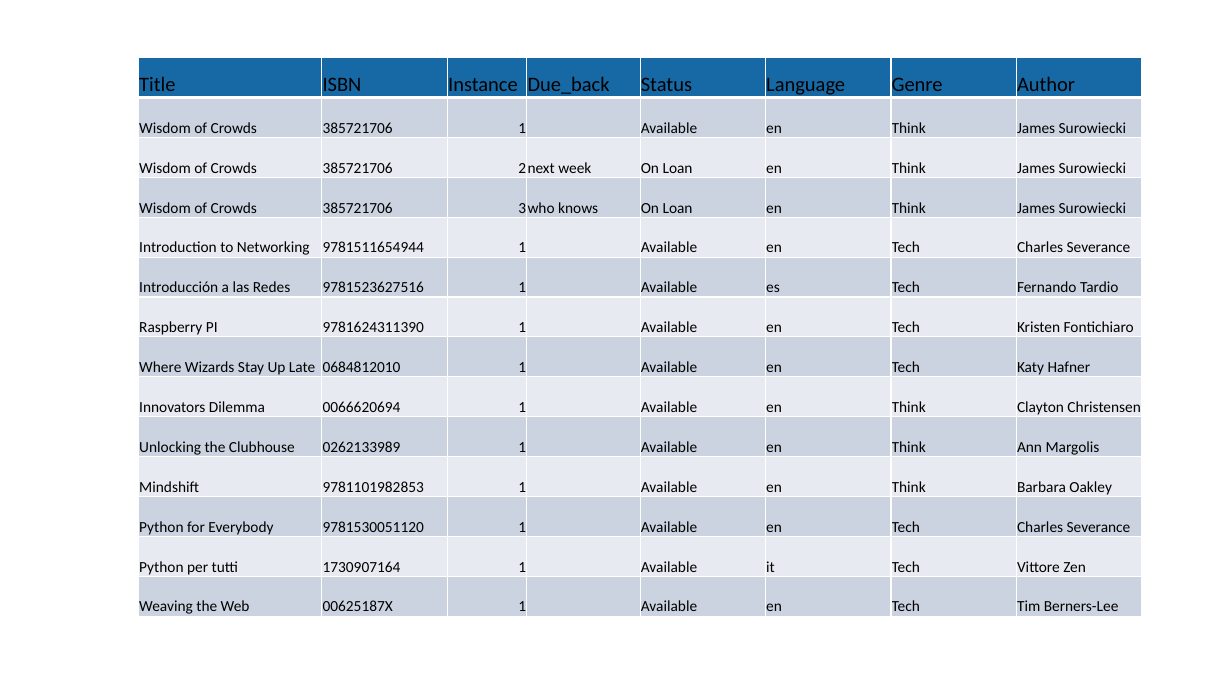
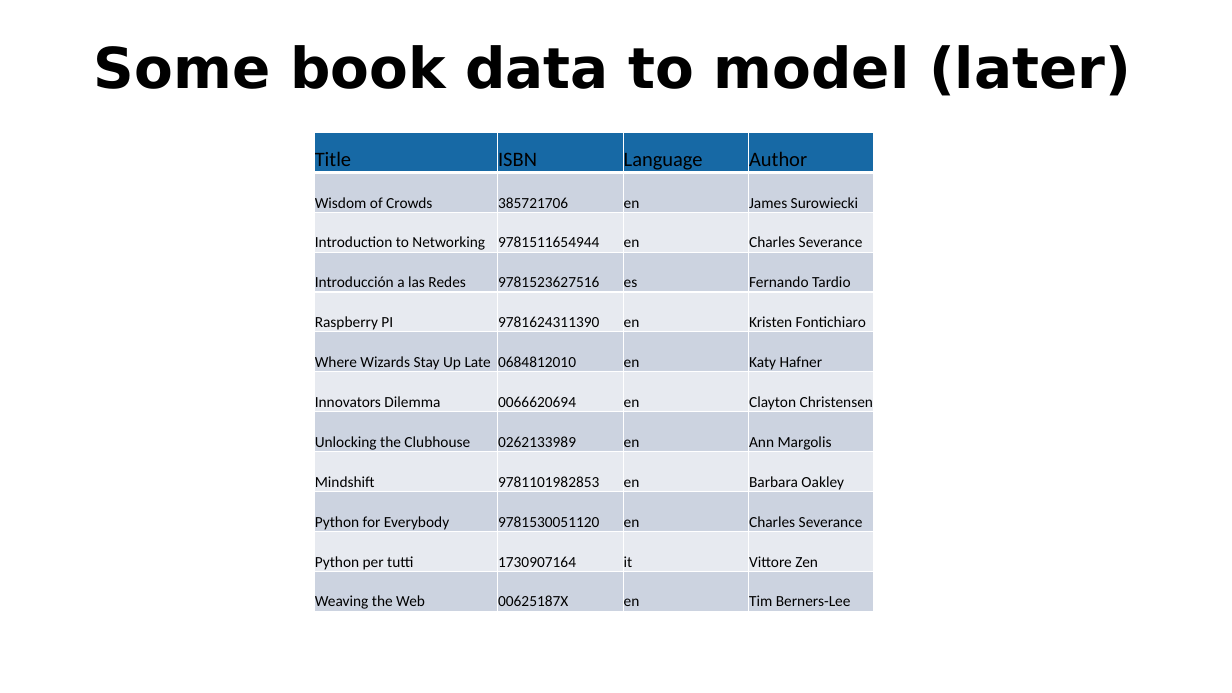
Before and after one commit to csev/pg4e, a slide deck: slide 46 of lectures/07-DenoKV.pptx (slide 51 before the commit). Drawn at 1232x693 pixels with LibreOffice and Linux fonts; fonts in the diff are those of the drawing. Boxes give left, top, right and bottom in pixels: in the first picture for what was removed or moved away, otherwise in the second. Text is boxed around its words. In the diff, an @@ line names an element or a change of style, - is before the commit and + after.

```diff
--- a/lectures/07-DenoKV.pptx
+++ b/lectures/07-DenoKV.pptx
@@ title added at bbox=[94, 45, 1131, 96], 44 pt, text #000000, bold @@
+Some book data to model (later)
@@ table at bbox=[314, 132, 874, 613] @@
-Title | ISBN | Instance | Due_back | Status | Language | Genre | Author
-Wisdom of Crowds | 385721706 | 1 |  | Available | en | Think | James Surowiecki
-Wisdom of Crowds | 385721706 | 2 | next week | On Loan | en | Think | James Surowiecki
-Wisdom of Crowds | 385721706 | 3 | who knows | On Loan | en | Think | James Surowiecki
-Introduction to Networking | 9781511654944 | 1 |  | Available | en | Tech | Charles Severance
-Introducción a las Redes | 9781523627516 | 1 |  | Available | es | Tech | Fernando Tardio
-Raspberry PI | 9781624311390 | 1 |  | Available | en | Tech | Kristen Fontichiaro
-Where Wizards Stay Up Late | 0684812010 | 1 |  | Available | en | Tech | Katy Hafner
-Innovators Dilemma | 0066620694 | 1 |  | Available | en | Think | Clayton Christensen
-Unlocking the Clubhouse | 0262133989 | 1 |  | Available | en | Think | Ann Margolis
-Mindshift | 9781101982853 | 1 |  | Available | en | Think | Barbara Oakley
-Python for Everybody | 9781530051120 | 1 |  | Available | en | Tech | Charles Severance
-Python per tutti | 1730907164 | 1 |  | Available | it | Tech | Vittore Zen
-Weaving the Web | 00625187X | 1 |  | Available | en | Tech | Tim Berners-Lee
+Title | ISBN | Language | Author
+Wisdom of Crowds | 385721706 | en | James Surowiecki
+Introduction to Networking | 9781511654944 | en | Charles Severance
+Introducción a las Redes | 9781523627516 | es | Fernando Tardio
+Raspberry PI | 9781624311390 | en | Kristen Fontichiaro
+Where Wizards Stay Up Late | 0684812010 | en | Katy Hafner
+Innovators Dilemma | 0066620694 | en | Clayton Christensen
+Unlocking the Clubhouse | 0262133989 | en | Ann Margolis
+Mindshift | 9781101982853 | en | Barbara Oakley
+Python for Everybody | 9781530051120 | en | Charles Severance
+Python per tutti | 1730907164 | it | Vittore Zen
+Weaving the Web | 00625187X | en | Tim Berners-Lee
@@ table: place and size @@
-table at bbox=[139, 57, 1143, 618]
+table at bbox=[314, 132, 874, 613]
```
Also in this commit, not shown: 9 other slides changed, 4 slides added, 5 slides removed, 1 other file.
